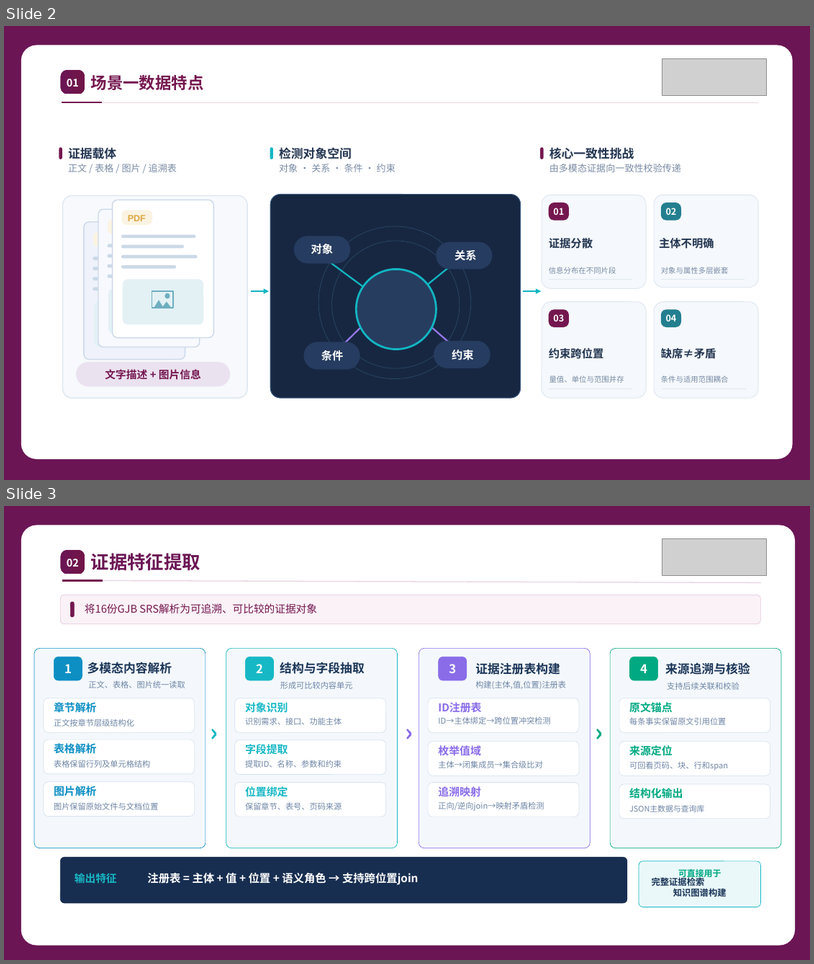
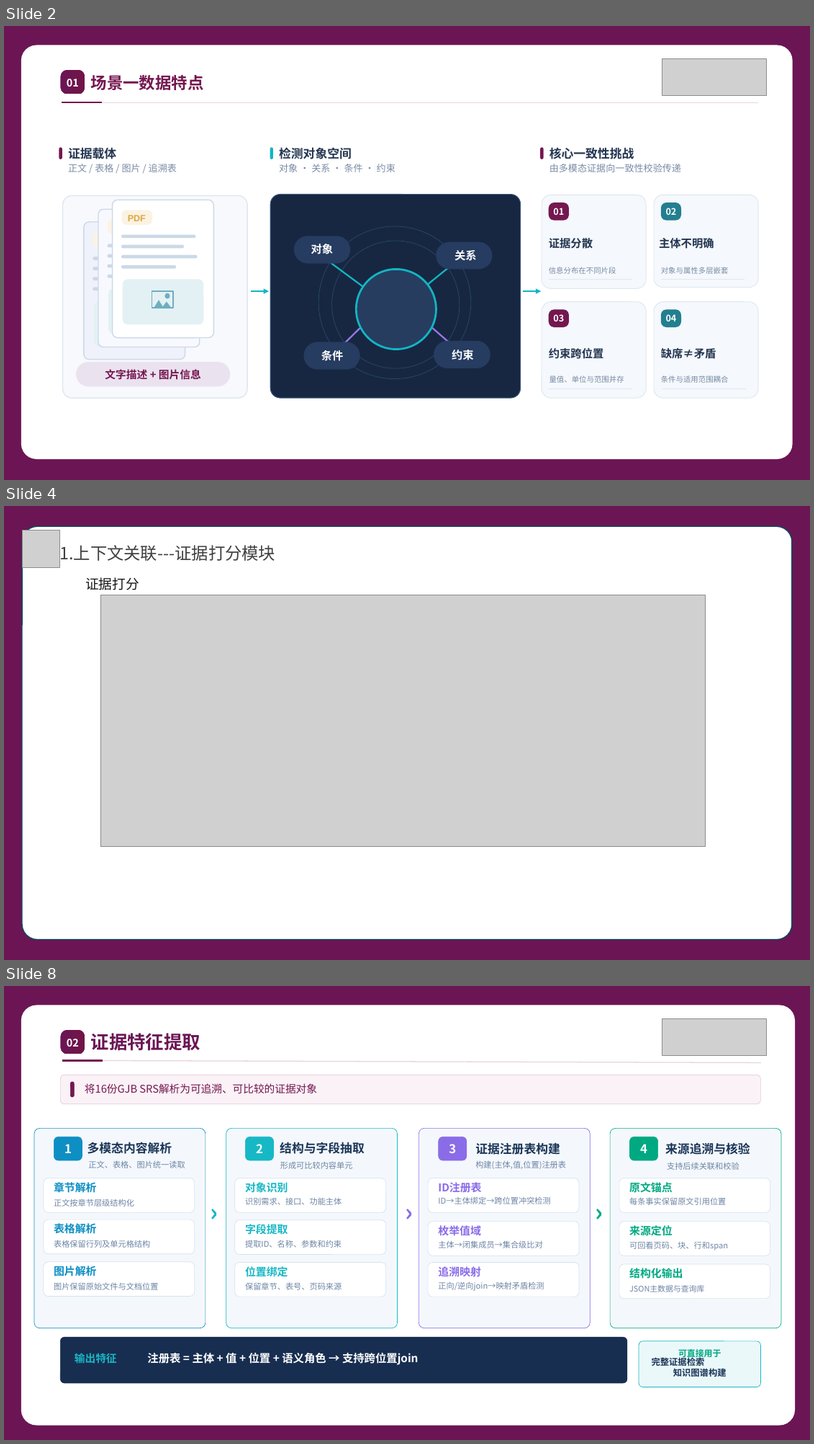
Before and after one commit to hongshi1/data-clean, a slide deck: docs/srs_project/paper/scenario1_aligned_to_scene3_4.pptx. Shown one above the other, each under a label of ours: slides 2 and 3 before the commit, slides 2, 4 and 8 after it; the slides between them are not shown. The pictures are 814x964 and 814x1444 pixels, drawn with LibreOffice and Linux fonts; fonts in the diff are those of the drawing; grey boxes stand for pictures. Boxes give left, top, right and bottom in pixels: in the first picture for what was removed or moved away, otherwise in the second. Text is boxed around its words. In the diff, an @@ line names an element or a change of style, - is before the commit and + after.

```diff
--- a/docs/srs_project/paper/scenario1_aligned_to_scene3_4.pptx
+++ b/docs/srs_project/paper/scenario1_aligned_to_scene3_4.pptx
@@ slide 4 added at box(4, 506, 810, 960), background #FFFFFF @@
@@ rectangle added at box(4, 506, 810, 960), fill #6B1554 @@
@@ rounded rectangle added at box(22, 526, 792, 939), fill #FFFFFF, outline #104760 1.5 pt @@
@@ picture added at box(22, 530, 59, 567) @@
@@ text added at box(59, 543, 275, 564), 25 pt, text #404040 @@
+1.上下文关联---证据打分模块
@@ text added at box(85, 577, 139, 590), 20 pt, text #161616 @@
+证据打分
@@ picture added at box(100, 595, 705, 847) @@
@@ what was slide 3 is now slide 8 @@
```
Also in this commit, not shown: 4 other slides added, 3 other files.
